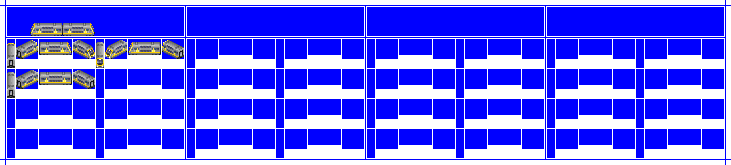
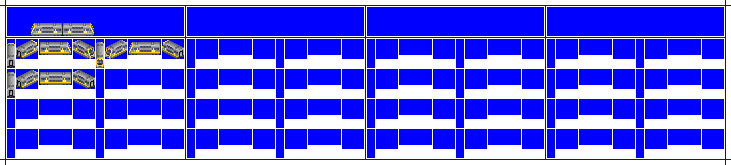
Layer changes from the first 731px x 165px image to the second:
showed "Lights", painted on it over [left=90, top=49, right=110, bottom=67]
removed layer "CC1 copy #2" over [left=31, top=40, right=169, bottom=67]
added layer "Liv0" above "YELLOW" over [left=31, top=40, right=169, bottom=67]